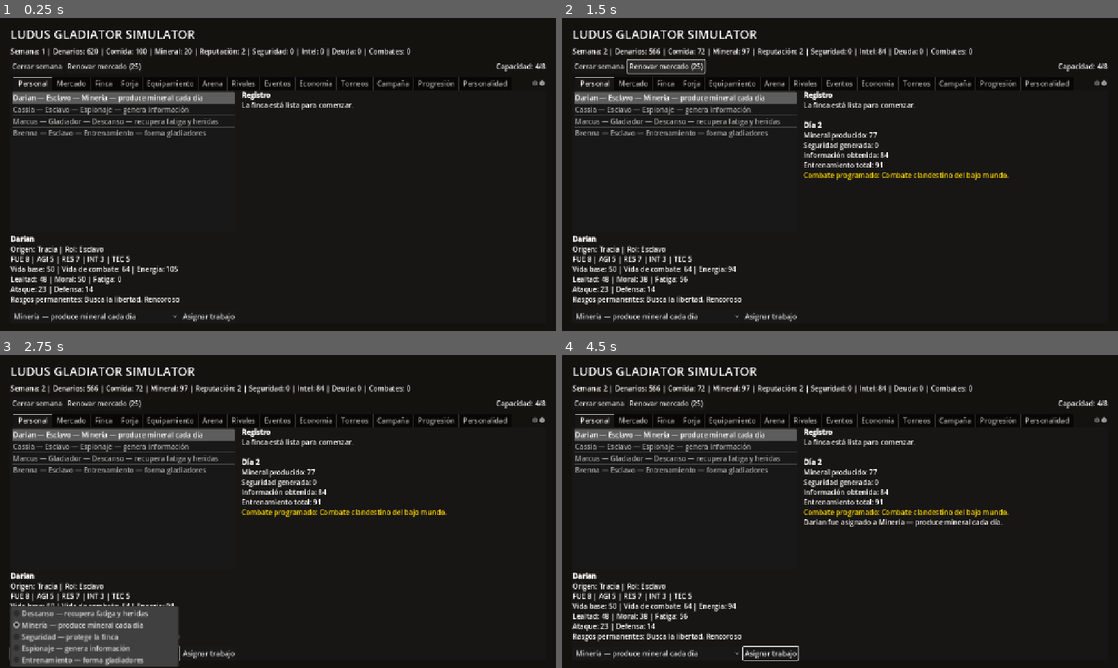
Above: before the commit, frames 1-4 (two rows, left to right).
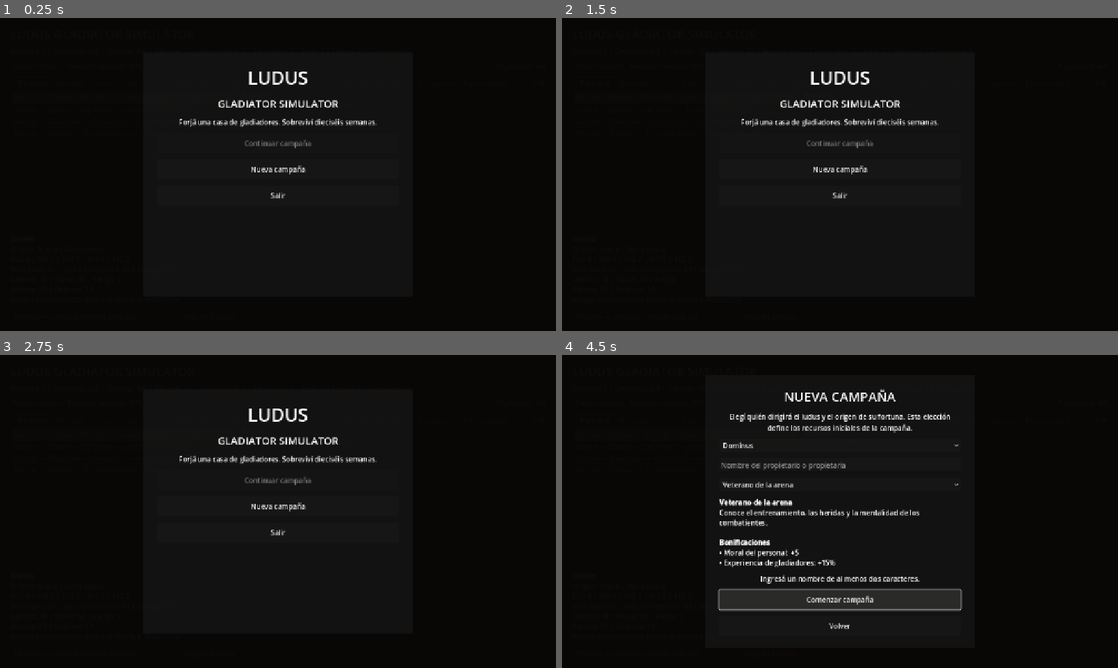
Above: after the commit, the same moments.

Repository: syfaadelia67-bot/Ludus-Gladiator-Simulator
Game: Godot game, scene res://scenes/Main.tscn
Two runs of this game, one before a commit and one after it. Both use one fixed random seed, a clock stepped at 60 frames per second and the inputs below.
Inputs (mouse positions are in pixels of both pictures, inside the frame that each line leads up to):
- Up to frame 1 (0.25 s): no input
- Up to frame 2 (1.5 s): click "Cerrar semana" at 0.5 s; click "Renovar mercado (25)" at 1.25 s
- Up to frame 3 (2.75 s): click "Minería — produce mineral cad…" at 2 s
- Up to frame 4 (4.5 s): click "Asignar trabajo" at 2.75 s; click (840, 505) at 3.5 s, where only the run after the commit has a clickable "Nueva campaña"; click (840, 599) at 4.25 s, where only the run after the commit has a clickable "Comenzar campaña"

The runs differ from the first frame. In frame 1, 9.6% of the frame differs, in the area x 1-99%, y 4-98%; in frame 2, 11%; in frame 3, 15%, in the area x 1-99%, y 4-100%; in frame 4, 14%.

Commit message:
Activate title and campaign creation screen

Diff:
--- a/game/project.godot
+++ b/game/project.godot
@@ -66,4 +66,5 @@
 AllTabsUIBootstrap="*res://scripts/ui/all_tabs_ui_bootstrap.gd"
 WeeklyCyclePresentation="*res://scripts/ui/weekly_cycle_presentation.gd"
 WeeklyCalendarPresenter="*res://scripts/ui/weekly_calendar_presenter.gd"
+StartScreenController="*res://scripts/ui/start_screen_controller.gd"
 _mcp_game_helper="*res://addons/godot_ai/runtime/game_helper.gd"
